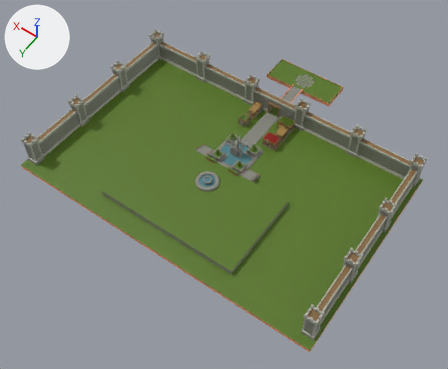
Before and after pictures for a commit that changed the glTF model public/resources/GameView/PublicSquare.glb.
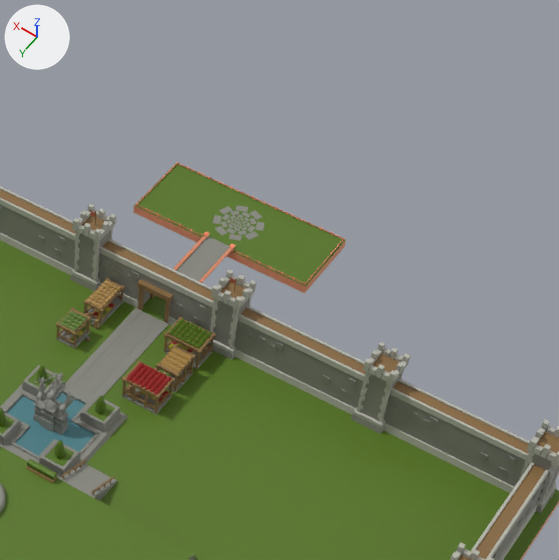
There are two pictures of each version: one whole from a camera (50 mm lens) standing at (-219.0, 455.0, 457.0) and looking at (2.0, 146.0, -29.0), one close up on the part from 49% to 94% of the width and 0% to 55% of the height. Arrows for +X, +Y and +Z are at upper left; the lights stay in place. Where no turn or scale is listed for an object, it has been applied to the vertices.

Names of what the first close-up shows: 'Market_SecondAge_Level3.001', 'Market_SecondAge_Level3.002', 'Market_SecondAge_Level3.003', 'TownCenter_SecondAge_Level3', 'WallTowers_Door_SecondAge', 'WallTowers_SecondAge', 'WallTowers_SecondAge.001', 'WallTowers_SecondAge.003', 'WallTowers_SecondAge.006', 'cliff_block_rock', 'cliff_block_rock.001', 'cliff_block_rock.002'.
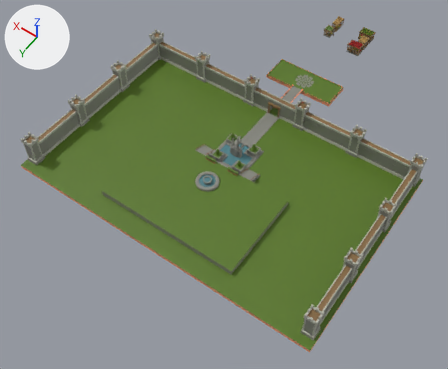
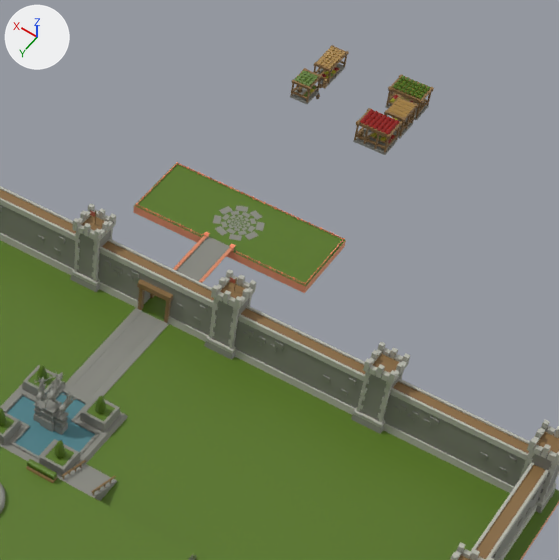
Changed parts and their boxes [x1, y1, x2, y2] in the close-ups (559 x 560 px):
'Market_SecondAge_Level3.003', moved: before [122, 317, 216, 414]; after [353, 74, 434, 155]
'Market_SecondAge_Level3.002', moved: before [84, 278, 125, 329]; after [314, 45, 349, 89]
'Market_SecondAge_Level3.001', moved: before [56, 308, 91, 349]; after [290, 68, 322, 104]

The edits, one by one:
Object 'Market_SecondAge_Level3.001' (ob_market_secondage_level3_001) moves from (9.1, 78.4, 0.0) to (9.1, -93.0, 0.0).
Object 'Market_SecondAge_Level3.002' (ob_market_secondage_level3_002) moves from (8.4, 65.3, 0.4) to (8.4, -106.1, 0.4).
Object 'Market_SecondAge_Level3.003' (ob_market_secondage_level3_003) moves from (-12.3, 84.2, 0.0) to (-12.3, -87.2, 0.0).
